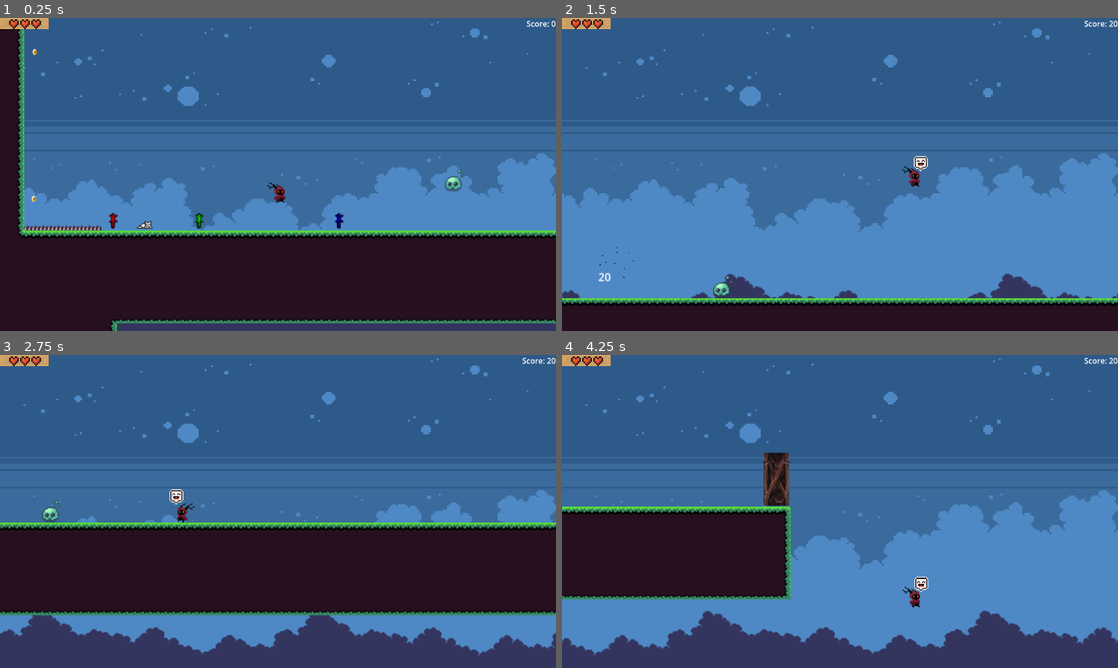
Above: before the commit, frames 1-4 (two rows, left to right).
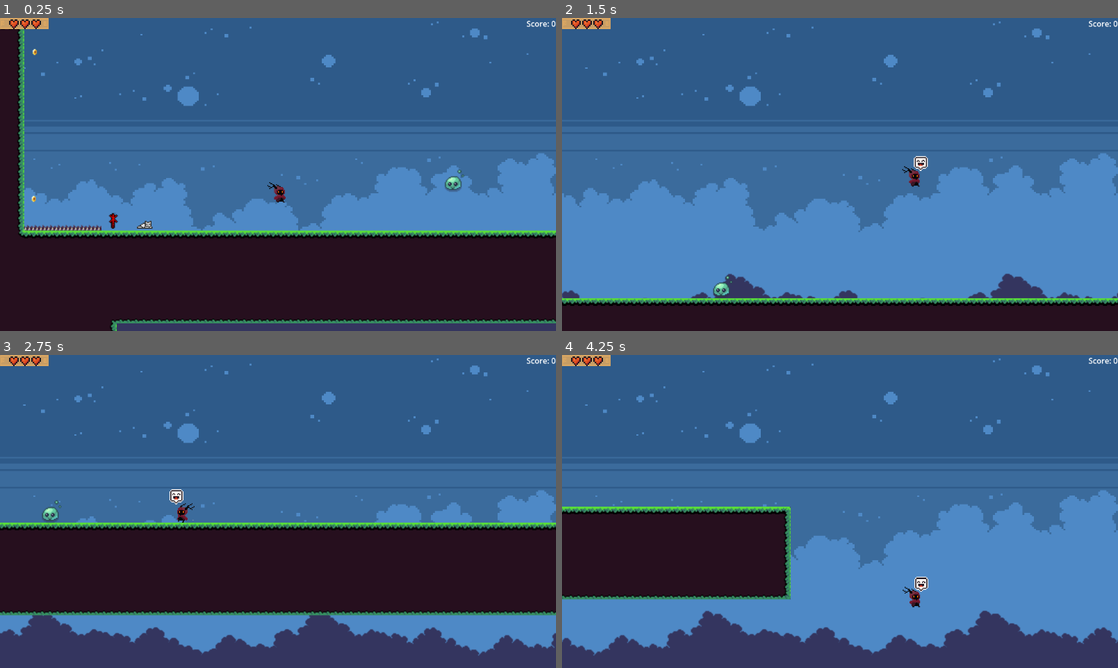
Above: after the commit, the same moments.

Repository: ag-pacier/Serif_Platformer
Game: Godot game, scene res://LevelStuff/Devlevel/devLevel.tscn
The game is run twice, just before and just after one commit, with the same random seed, the same clock (stepped at 60 frames per second) and the same inputs. Sound files missing from this copy of the repository are replaced by a short silence.
Inputs:
- Up to frame 1 (0.25 s): no input
- Up to frame 2 (1.5 s): tap Enter (return_but) at 0.5, 1.35 s; hold Right (right) from 0.53 s (still down); tap F (action) at 0.6 s; tap Space (jump) at 0.77 s
- Up to frame 3 (2.75 s): tap Space (jump) at 1.52 s; release Right (right) at 2.03 s; hold Left (left) from 2.03 s (still down); tap F (action) at 2.1 s
- Up to frame 4 (4.25 s): release Left (left) at 2.78 s; hold Right (right) from 2.78 s (still down); tap Enter (return_but) at 2.85 s; tap Space (jump) at 3.02, 3.77 s; tap F (action) at 3.6 s

The runs differ from the first frame. In frame 1, 0.1% of the frame differs, in the area x 35-62%, y 62-68%; in frame 2, 0.1%; in frame 3, less than 0.1%; in frame 4, 0.9%, in the area x 36-100%, y 0-49%.

Commit message:
Tidy up dev level start area
Make room for other experiments and changes

Diff:
--- a/LevelStuff/Devlevel/devLevel.tscn
+++ b/LevelStuff/Devlevel/devLevel.tscn
@@ -7,10 +7,8 @@
 [ext_resource type="Texture2D" uid="uid://bh5u35bv1lvxj" path="res://Art/Peaceful_Nightfield/tileset.png" id="4_4sij5"]
 [ext_resource type="Texture2D" uid="uid://dx2rwftuppphm" path="res://Art/stringstar fields/background_2.png" id="4_hf1jf"]
 [ext_resource type="TileSet" uid="uid://cjvnmumb8d1af" path="res://LevelStuff/_TileSets/cute_forest.tres" id="7_w0vl6"]
-[ext_resource type="PackedScene" uid="uid://c31t0m1h55ytb" path="res://LevelStuff/_trigger/trigger_base.tscn" id="8_ngk8f"]
 [ext_resource type="AudioStream" uid="uid://0vli7igu6kxq" path="res://Music/Pixel/Pixel 12.ogg" id="8_ystxo"]
 [ext_resource type="PackedScene" uid="uid://cgryfmkyeh460" path="res://Sprites/coin/coin.tscn" id="9_5q86y"]
-[ext_resource type="PackedScene" uid="uid://xicgr417lmjh" path="res://Sprites/Barriers/DoorToOpen/Door.tscn" id="9_x0utg"]
 [ext_resource type="PackedScene" uid="uid://651qoousmogv" path="res://Sprites/MovingPlatform/MovingPlat.tscn" id="11_p8pol"]
 [ext_resource type="PackedScene" uid="uid://q7ign3bl3yn3" path="res://Sprites/Baddies/Slime/Slime.tscn" id="11_ystxo"]
 [ext_resource type="PackedScene" uid="uid://due08jky8phuv" path="res://Sprites/Barriers/Key/key.tscn" id="12_nyj2j"]
@@ -164,9 +162,6 @@
 stream = ExtResource("8_ystxo")
 volume_db = -8.0
 
-[node name="Door" parent="Doors" index="0" instance=ExtResource("9_x0utg")]
-position = Vector2(1025, 231)
-
 [node name="Coin" parent="Items/Coins" index="0" instance=ExtResource("9_5q86y")]
 position = Vector2(34, 199)
 
@@ -187,26 +182,13 @@
 
 [node name="Coin7" parent="Items/Coins" index="6" instance=ExtResource("9_5q86y")]
 position = Vector2(-911, 628)
-
-[node name="TriggerBase" parent="Items/Sign" index="0" instance=ExtResource("8_ngk8f")]
-position = Vector2(997, 203)
 
 [node name="RedKey" parent="Items" index="3" instance=ExtResource("12_nyj2j")]
 position = Vector2(117, 222)
 key_color = Color(1, 0, 0, 1)
 pickup_name = "RedKey"
 
-[node name="BlueKey" parent="Items" index="4" instance=ExtResource("12_nyj2j")]
-position = Vector2(351, 222)
-key_color = Color(0.0333333, 0, 1, 1)
-pickup_name = "BlueKey"
-
-[node name="GreenKey" parent="Items" index="5" instance=ExtResource("12_nyj2j")]
-position = Vector2(206, 222)
-key_color = Color(0.0500001, 1, 0, 1)
-pickup_name = "GreenKey"
-
-[node name="KitKit" parent="Items" index="6" instance=ExtResource("13_35gk7")]
+[node name="KitKit" parent="Items" index="4" instance=ExtResource("13_35gk7")]
 position = Vector2(149, 230)
 sleeping = true
 find_me = true
@@ -225,5 +207,4 @@
 react_time = 0.5
 time_to_default = 5
 
-[connection signal="trigger_trip" from="Items/Sign/TriggerBase" to="." method="_on_trigger_base_trigger_trip"]
 [connection signal="enemy_gone" from="Enemies/Slime" to="." method="_on_slime_enemy_gone"]
Not shown: 1 places in LevelStuff/Devlevel/devLevel.tscn that only renumber resources
